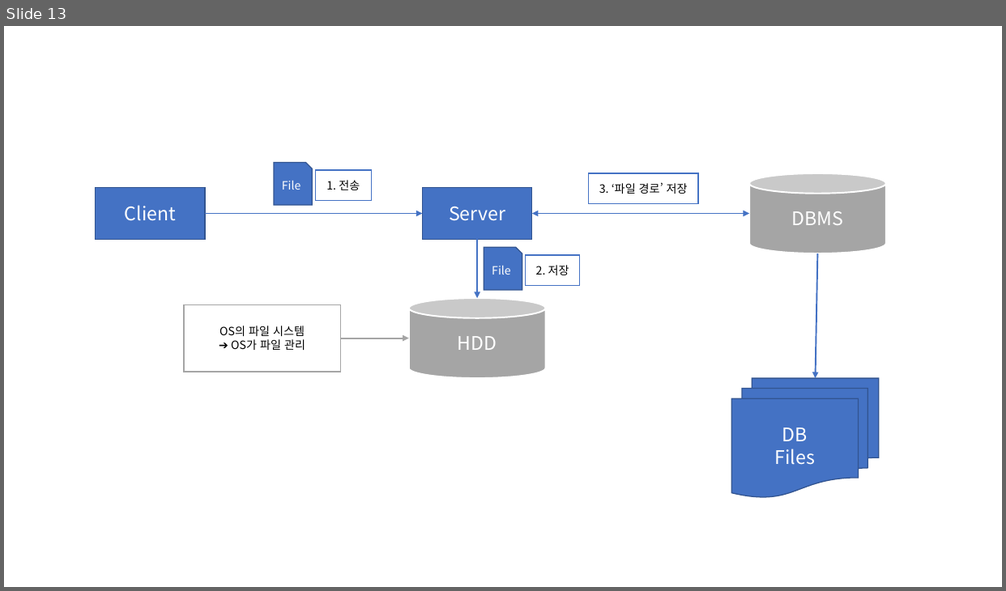
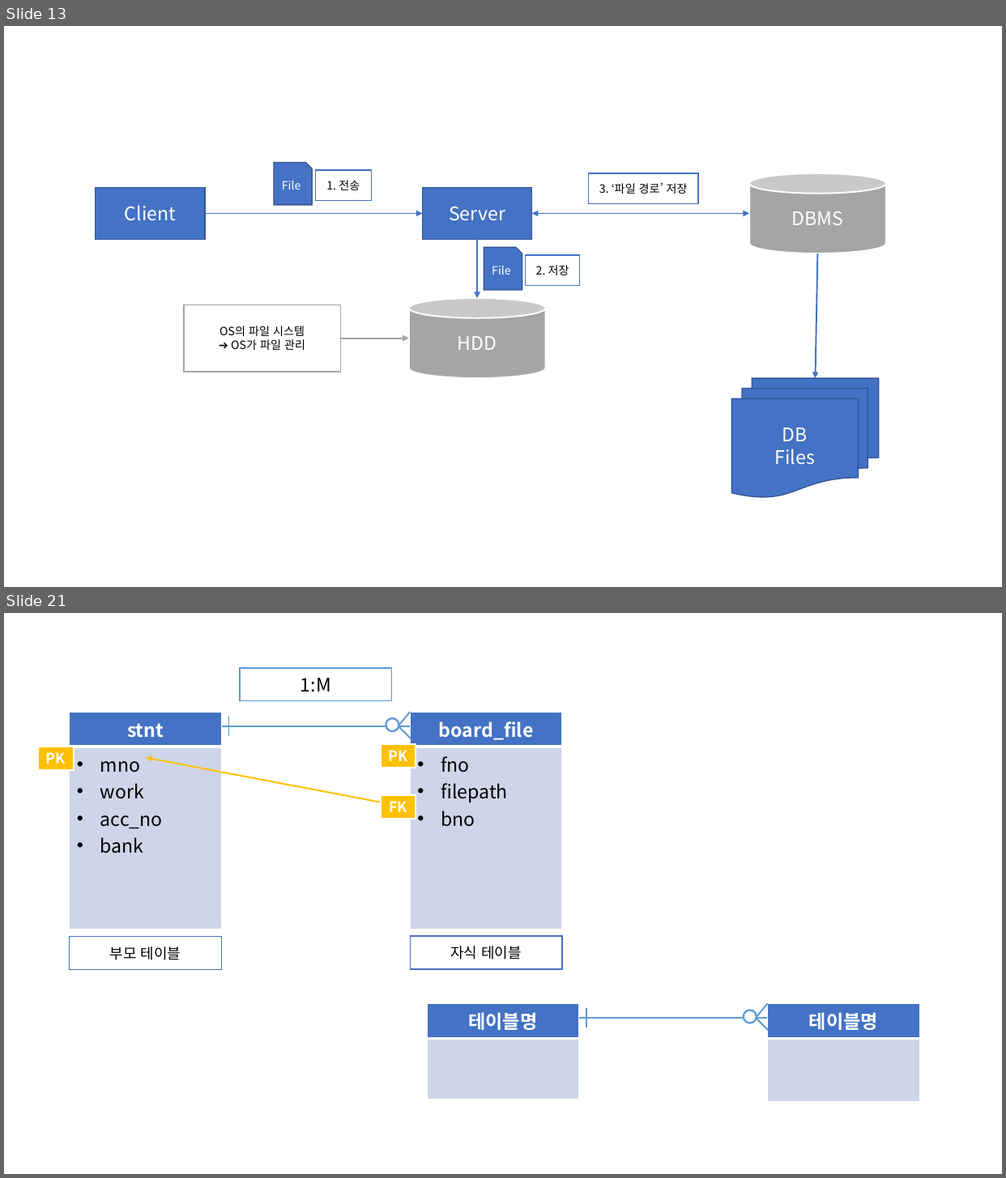
Before and after one commit to Dingadung/2022-study-workspace, a slide deck: study-note/데이터베이스/2022-08-31 내용정리.pptx. Shown one above the other, each under a label of ours: slide 13 before the commit, slides 13 and 21 after it; the slides between them are not shown. The pictures are 1006x591 and 1006x1178 pixels, drawn with LibreOffice and Linux fonts; fonts in the diff are those of the drawing. Boxes give left, top, right and bottom in pixels: in the first picture for what was removed or moved away, otherwise in the second. Text is boxed around its words. In the diff, an @@ line names an element or a change of style, - is before the commit and + after.

```diff
--- a/study-note/데이터베이스/2022-08-31 내용정리.pptx
+++ b/study-note/데이터베이스/2022-08-31 내용정리.pptx
@@ slide 21 added at [4,613,1002,1174], background #FFFFFF @@
@@ rectangle added at [240,668,392,701], fill #FFFFFF, outline #5B9BD5 1 pt, 18 pt, text #000000 @@
+1:M
@@ table added at [69,712,221,926], 2 rows, 1 columns @@
+stnt
+mno / work / acc_no / bank
@@ line added from (222, 726) to (410, 726), #5B9BD5 1.5 pt @@
@@ line added from (228, 717) to (228, 736), #5B9BD5 1.5 pt @@
@@ ellipse added at [386,718,398,731], fill #FFFFFF, outline #5B9BD5 1.75 pt @@
@@ line added from (410, 712) to (398, 726), #5B9BD5 1.5 pt @@
@@ line added from (398, 726) to (411, 739), #5B9BD5 1.5 pt @@
@@ table added at [410,712,562,926], 2 rows, 1 columns @@
+board_file
+fno / filepath / bno
@@ rectangle added at [39,747,74,769], fill #FFC000, outline #FFFFFF 1.5 pt, 14 pt, text #FFFFFF, bold @@
+PK
@@ arrow added from (410, 807) to (146, 757), #FFC000 1.5 pt @@
@@ rectangle added at [381,744,415,767], fill #FFC000, outline #FFFFFF 1.5 pt, 14 pt, text #FFFFFF, bold @@
+PK
@@ rectangle added at [381,796,415,819], fill #FFC000, outline #FFFFFF 1.5 pt, 14 pt, text #FFFFFF, bold @@
+FK
@@ rectangle added at [69,936,221,969], fill #FFFFFF, outline #4472C4 1 pt, 14 pt, text #000000 @@
+부모 테이블
@@ rectangle added at [410,936,562,969], fill #FFFFFF, outline #4472C4 1 pt, 14 pt, text #000000 @@
+자식 테이블
@@ table added at [427,1003,579,1094], 2 rows, 1 columns @@
+테이블명
+
@@ line added from (579, 1018) to (768, 1018), #5B9BD5 1.5 pt @@
@@ line added from (586, 1008) to (586, 1028), #5B9BD5 1.5 pt @@
@@ ellipse added at [744,1011,756,1023], fill #FFFFFF, outline #5B9BD5 1.75 pt @@
@@ line added from (768, 1003) to (756, 1018), #5B9BD5 1.5 pt @@
@@ line added from (756, 1018) to (769, 1031), #5B9BD5 1.5 pt @@
@@ table added at [768,1003,919,1097], 2 rows, 1 columns @@
+테이블명
+
```
Also in this commit, not shown: 8 other slides added, 8 slides removed, 4 other files.
